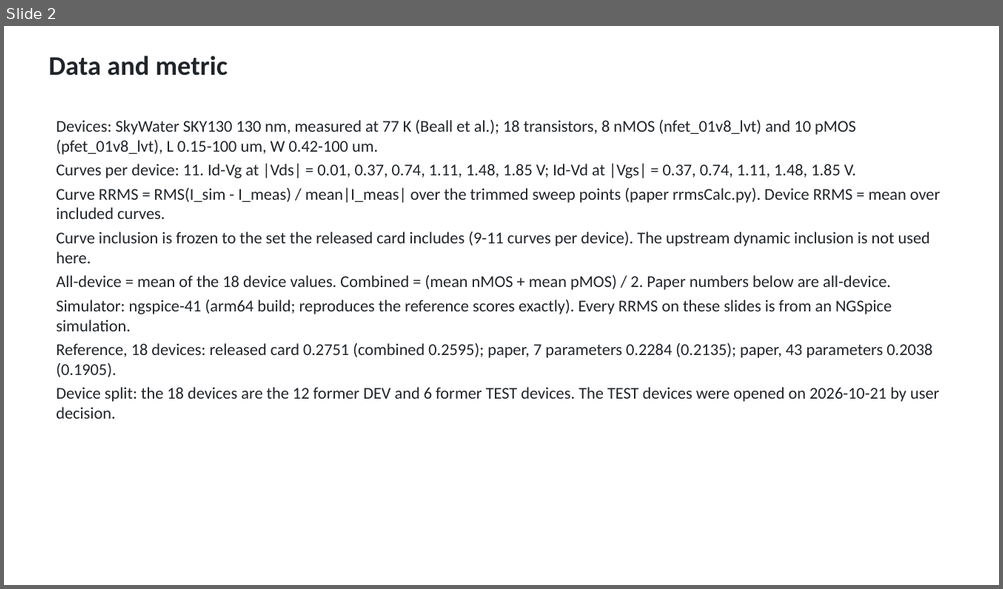
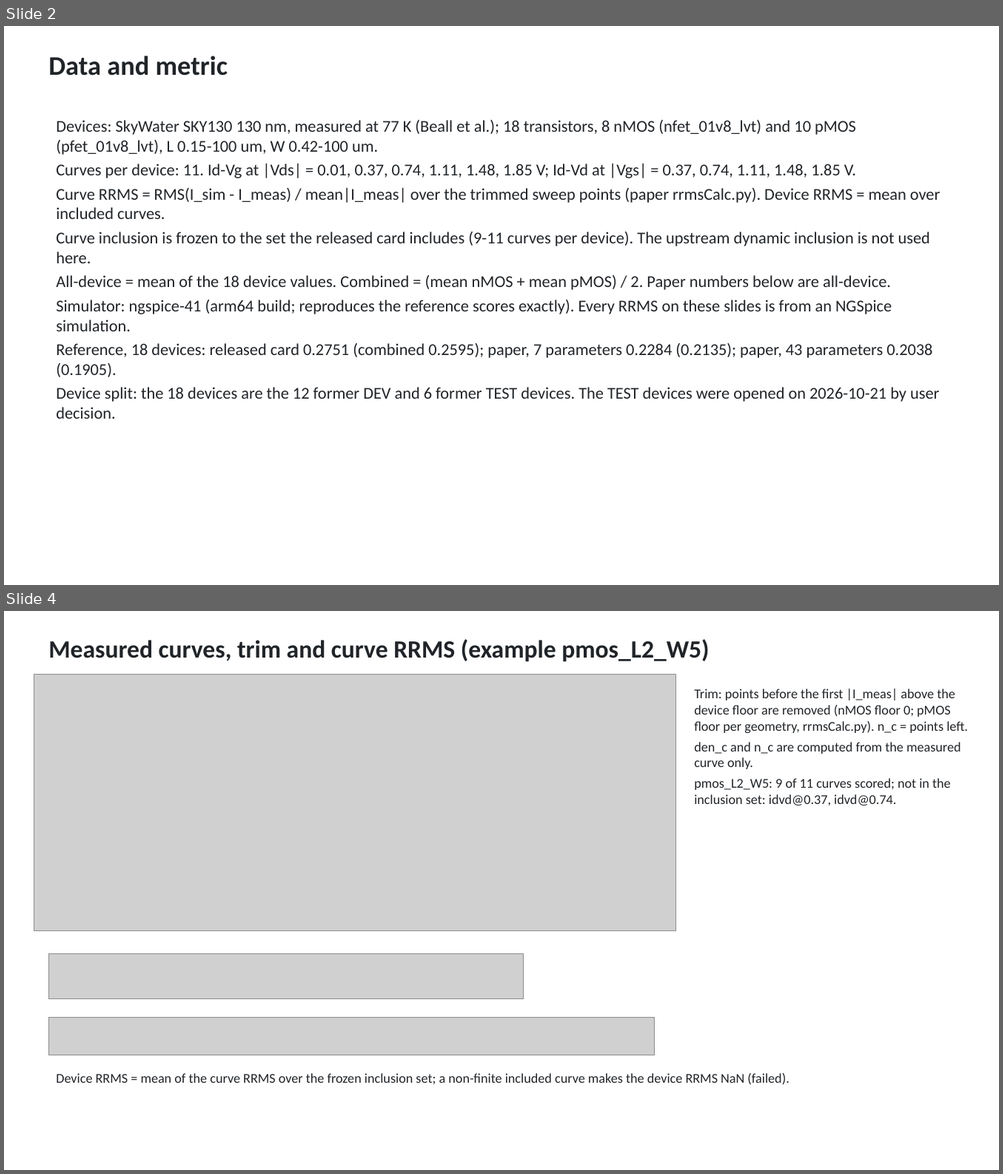
Before and after one commit to aaronw5/Cryo-Transistor-ML, a slide deck: slides/cryo_ml_mbias_real_data.pptx. Shown one above the other, each under a label of ours: slide 2 before the commit, slides 2 and 4 after it; the slides between them are not shown. The pictures are 1003x589 and 1003x1174 pixels, drawn with LibreOffice and Linux fonts; fonts in the diff are those of the drawing; grey boxes stand for pictures. Boxes give left, top, right and bottom in pixels: in the first picture for what was removed or moved away, otherwise in the second. Text is boxed around its words. In the diff, an @@ line names an element or a change of style, - is before the commit and + after.

```diff
--- a/slides/cryo_ml_mbias_real_data.pptx
+++ b/slides/cryo_ml_mbias_real_data.pptx
@@ slide 4 added at (4,611,999,1170), background #FFFFFF @@
@@ text added at (48,639,708,662), 24 pt, text #202428, bold @@
+Measured curves, trim and curve RRMS (example pmos_L2_W5)
@@ picture added at (34,675,675,931) @@
@@ text added at (694,689,967,806), 13 pt, text #202428 @@
+Trim: points before the first |I_meas| above the device floor are removed (nMOS floor 0; pMOS floor per geometry, rrmsCalc.py). n_c = points left.
+den_c and n_c are computed from the measured curve only.
+pmos_L2_W5: 9 of 11 curves scored; not in the inclusion set: idvd@0.37, idvd@0.74.
@@ picture added at (48,954,523,999) @@
@@ picture added at (48,1017,654,1056) @@
@@ text added at (56,1073,788,1085), 13 pt, text #202428 @@
+Device RRMS = mean of the curve RRMS over the frozen inclusion set; a non-finite included curve makes the device RRMS NaN (failed).
```
Also in this commit, not shown: 15 other slides added, 1 slide removed, 4 other files.
